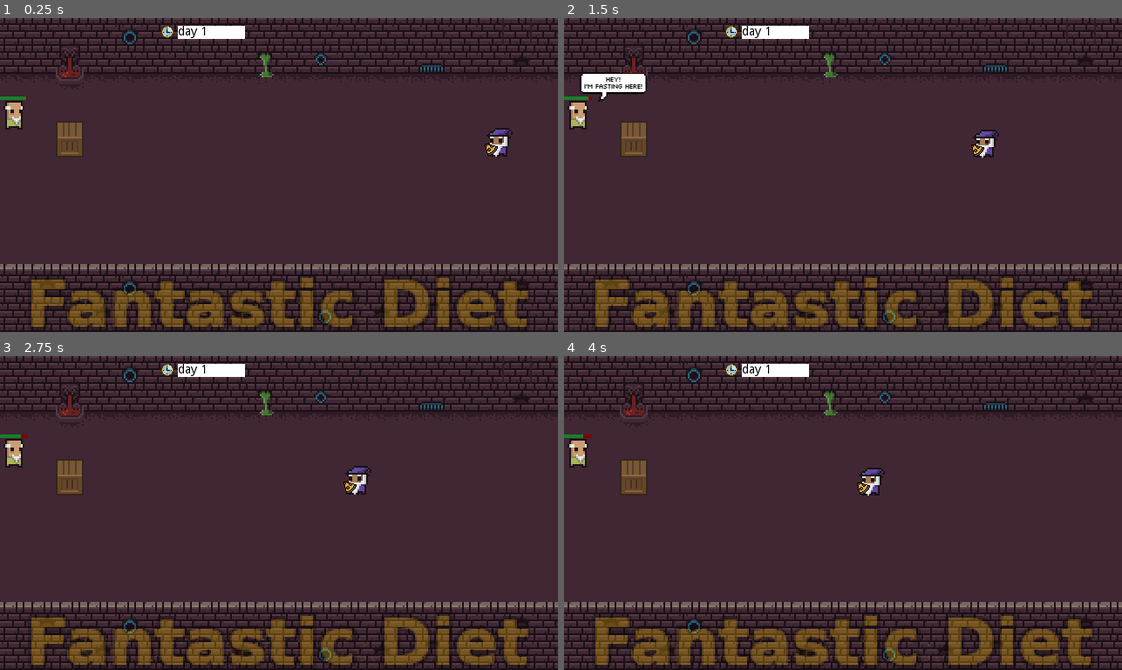
Above: before the commit, frames 1-4 (two rows, left to right).
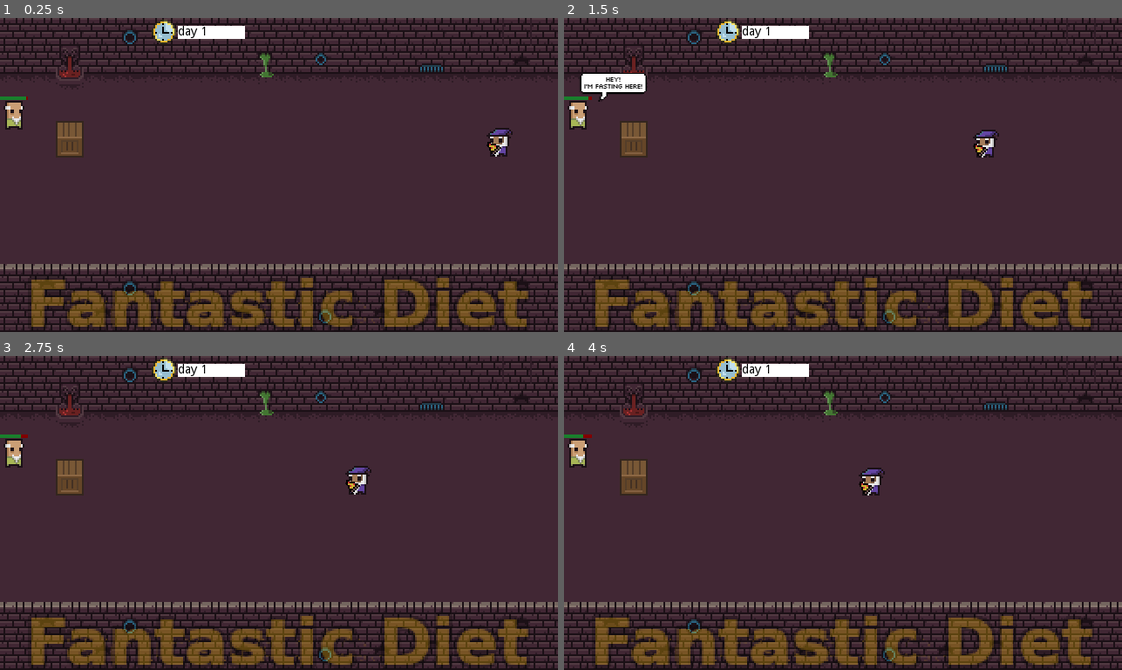
Above: after the commit, the same moments.

Repository: fantastic-jam/fantastic-diet
Game: Godot game, scene res://World.tscn
The game is run twice, just before and just after one commit, with the same random seed, the same clock (stepped at 60 frames per second) and the same inputs.
Inputs (mouse positions are in pixels of both pictures, inside the frame that each line leads up to):
- Up to frame 1 (0.25 s): no input
- Up to frame 2 (1.5 s): move the mouse to (965, 159) at 0.52 s; click (965, 159) at 0.6 s; move the mouse to (731, 190) at 1.27 s; tap Space (shout_0) at 1.35 s
- Up to frame 3 (2.75 s): move the mouse to (334, 443) at 2.02 s; click (334, 443) at 2.1 s
- Up to frame 4 (4 s): move the mouse to (815, 575) at 2.77 s; tap Space (shout_0) at 2.85 s; move the mouse to (1010, 560) at 3.52 s; click (1010, 560) at 3.6 s

The runs differ from the first frame. In frame 1, 0.3% of the frame differs, in the area x 27-90%, y 0-44%; in frame 2, 0.3%; in frame 3, 0.3%; in frame 4, 0.3%.

Commit message:
new pizza & clock sprite

Diff:
--- a/World.tscn
+++ b/World.tscn
@@ -188,8 +188,8 @@
 anims/Walk = SubResource( 6 )
 
 [node name="PizzaSprite" parent="DeliveryGuy" instance=ExtResource( 7 )]
-position = Vector2( 0, 8 )
-scale = Vector2( 0.5, 0.5 )
+position = Vector2( -2.5, 4 )
+scale = Vector2( 1, 1 )
 z_index = 1
 script = null
 
@@ -242,6 +242,8 @@
 script = ExtResource( 13 )
 
 [node name="Sprite" type="Sprite" parent="Time"]
+position = Vector2( -4, 0 )
+scale = Vector2( 2, 2 )
 texture = ExtResource( 12 )
 
 [node name="RichTextLabel" type="RichTextLabel" parent="Time"]
--- a/src/actors/pizza/Pizza.gd
+++ b/src/actors/pizza/Pizza.gd
@@ -25,7 +25,7 @@
 func travel_to_destination(delta:float) -> void:
 	var progression: float = get_travel_progression();
 	var curve: float = get_travel_curve(progression);
-	_sprite.scale = (1 + curve) * Vector2.ONE
+	_sprite.scale = (2 + curve) * Vector2.ONE
 	_sprite.offset.y = curve * -15;
 	translate(position.direction_to(_destination) * _speed * delta);
 
--- a/src/actors/pizza/PizzaSprite.tscn
+++ b/src/actors/pizza/PizzaSprite.tscn
@@ -4,7 +4,7 @@
 [ext_resource path="res://src/actors/pizza/Pizza.gd" type="Script" id=2]
 
 [node name="PizzaSprite" type="Sprite"]
-position = Vector2( 16, 16 )
+scale = Vector2( 2, 2 )
 texture = ExtResource( 1 )
 centered = false
 script = ExtResource( 2 )
--- a/src/game_rules/GameRules.gd
+++ b/src/game_rules/GameRules.gd
@@ -11,6 +11,7 @@
 	pizza.position = origin
 	pizza._creator = self
 	pizza.z_index = 1002
+
 	pizza._destination = _eat_zone.get_pizza_location()
 	add_child(pizza);
 
--- a/src/zones/eat/EatZone.tscn
+++ b/src/zones/eat/EatZone.tscn
@@ -20,7 +20,8 @@
 shape = SubResource( 1 )
 
 [node name="Sprite" type="Sprite" parent="."]
-position = Vector2( 16, 16 )
+position = Vector2( 10, 5 )
+scale = Vector2( 2, 2 )
 texture = ExtResource( 1 )
 centered = false
 
Binary file changed: assets/sprites/pizza.png
Binary file changed: assets/sprites/time.png
